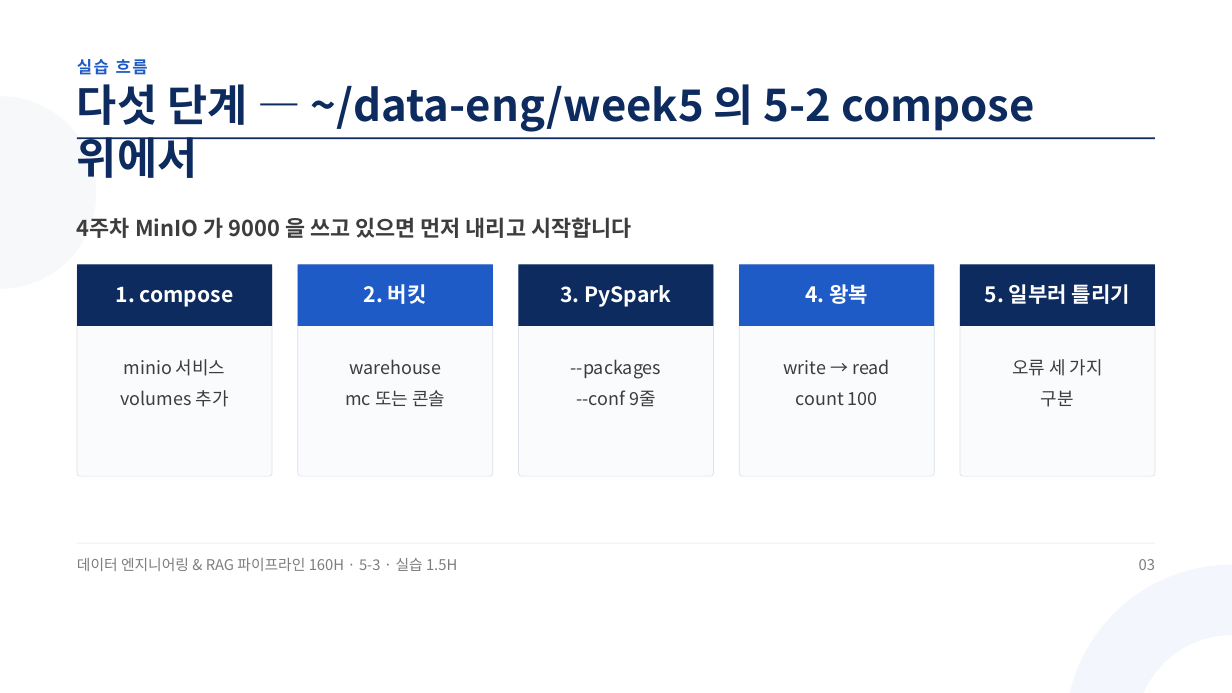
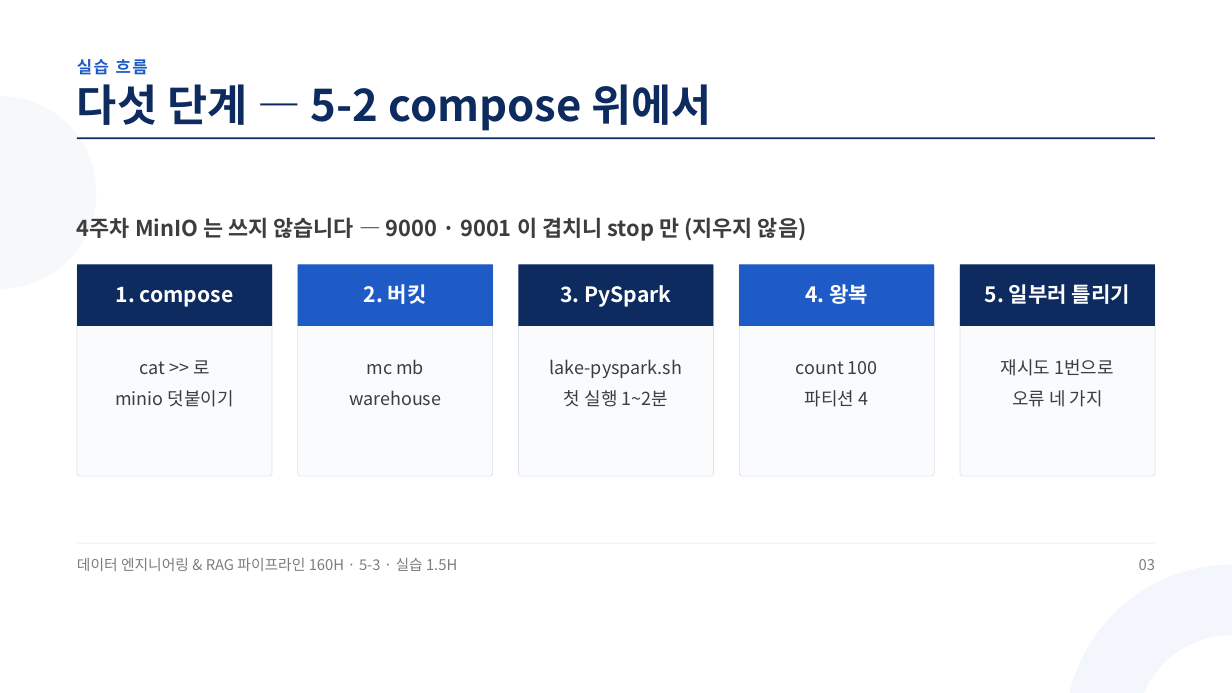
Before and after one commit to aebonlee/materials, a slide deck: slide 3 of data-eng/decks/w5d3s2.pptx. Drawn at 1232x693 pixels with LibreOffice and Linux fonts; fonts in the diff are those of the drawing. Boxes give left, top, right and bottom in pixels: in the first picture for what was removed or moved away, otherwise in the second. Text is boxed around its words. In the diff, an @@ line names an element or a change of style, - is before the commit and + after.

Commit message:
data-eng 5-3 덱 5(w5d3s0 신설) · 4-5·5-1·5-2 덱 「5-3 에서 다시 씀」 고침 · 묶음

```diff
--- a/data-eng/decks/w5d3s2.pptx
+++ b/data-eng/decks/w5d3s2.pptx
@@ text at (x1=77, y1=84, x2=712, y2=131): text changed @@
-다섯 단계 — ~/data-eng/week5 의 5-2 compose 위에서
+다섯 단계 — 5-2 compose 위에서
@@ text at (x1=77, y1=217, x2=807, y2=241): text changed @@
-4주차 MinIO 가 9000 을 쓰고 있으면 먼저 내리고 시작합니다
+4주차 MinIO 는 쓰지 않습니다 — 9000 · 9001 이 겹치니 stop 만 (지우지 않음)
@@ text at (x1=366, y1=359, x2=424, y2=374): paragraph added @@
+mc mb
@@ text at (x1=550, y1=359, x2=682, y2=407): text changed @@
---packages
---conf 9줄
+lake-pyspark.sh
+첫 실행 1~2분
@@ text at (x1=783, y1=359, x2=890, y2=374): paragraph removed @@
-write → read
@@ text at (x1=1001, y1=359, x2=1114, y2=407): text changed @@
-오류 세 가지
-구분
+재시도 1번으로
+오류 네 가지
@@ text at (x1=115, y1=360, x2=234, y2=407): text changed @@
-minio 서비스
-volumes 추가
+cat >> 로
+minio 덧붙이기
@@ text at (x1=345, y1=390, x2=445, y2=407): paragraph removed @@
-mc 또는 콘솔
@@ text at (x1=805, y1=390, x2=869, y2=407): paragraph added @@
+파티션 4
```
Also in this commit, not shown: 6 other slides changed, 4 slides added, 3 slides removed, 20 other files.
